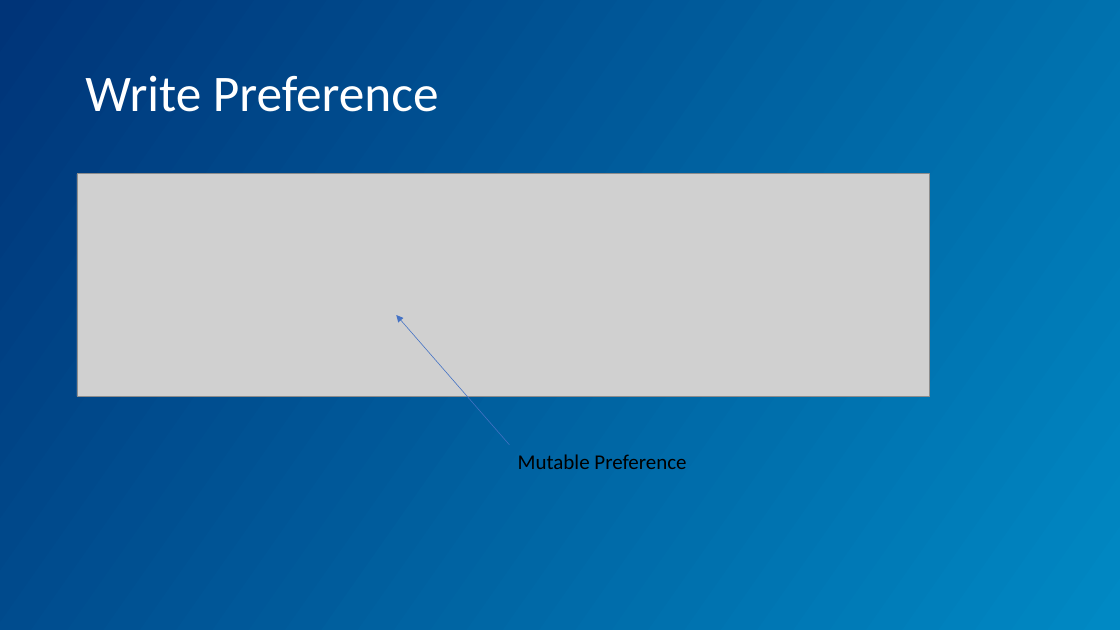
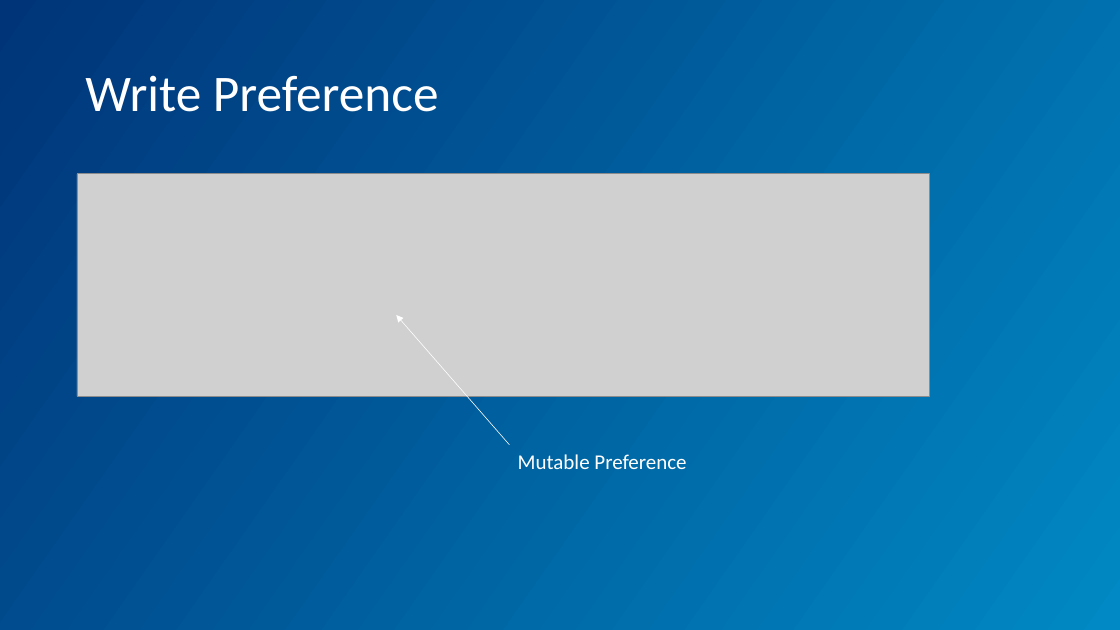
Before and after one commit to pratik-philips/DataStore-Android-Demo, a slide deck: slide 8 of DataStore.pptx. Drawn at 1120x630 pixels with LibreOffice and Linux fonts; fonts in the diff are those of the drawing; grey boxes stand for pictures; background and template pictures are left out. Boxes give left, top, right and bottom in pixels: in the first picture for what was removed or moved away, otherwise in the second. Text is boxed around its words. In the diff, an @@ line names an element or a change of style, - is before the commit and + after.

Commit message:
ppt modified

```diff
--- a/DataStore.pptx
+++ b/DataStore.pptx
@@ arrow (509, 444) - (397, 315): stroke #4472C4 0.5 pt to #FFFFFF 0.5 pt @@
@@ text "Mutable Preference" at (x1=518, y1=454, x2=686, y2=469): text colour #000000 to #FFFFFF @@
```
Also in this commit, not shown: 9 other slides changed, 1 slide added.
